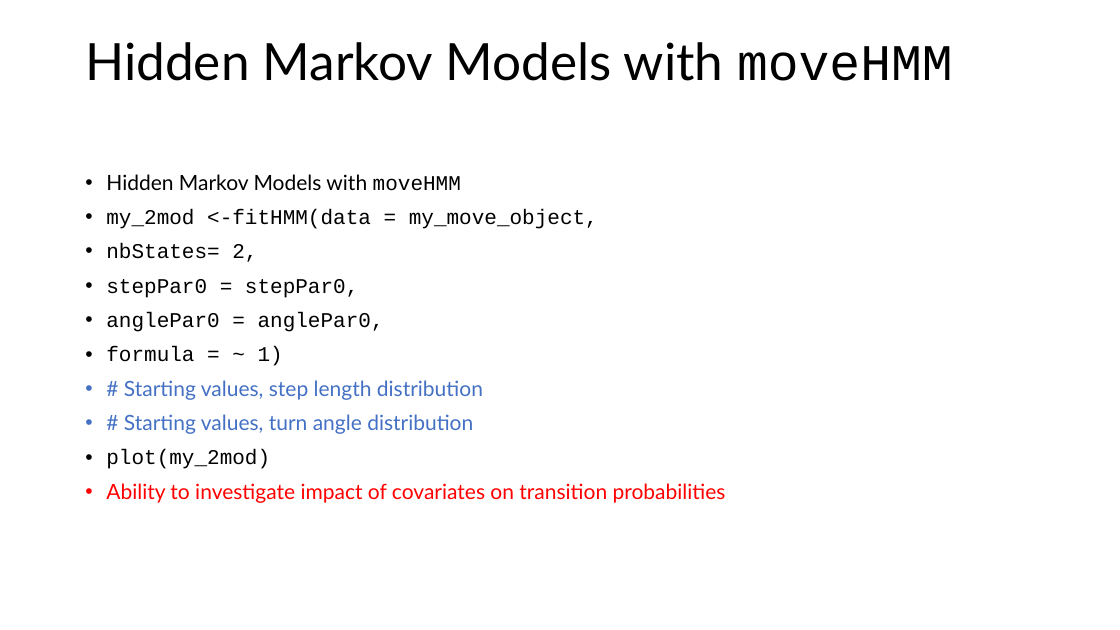
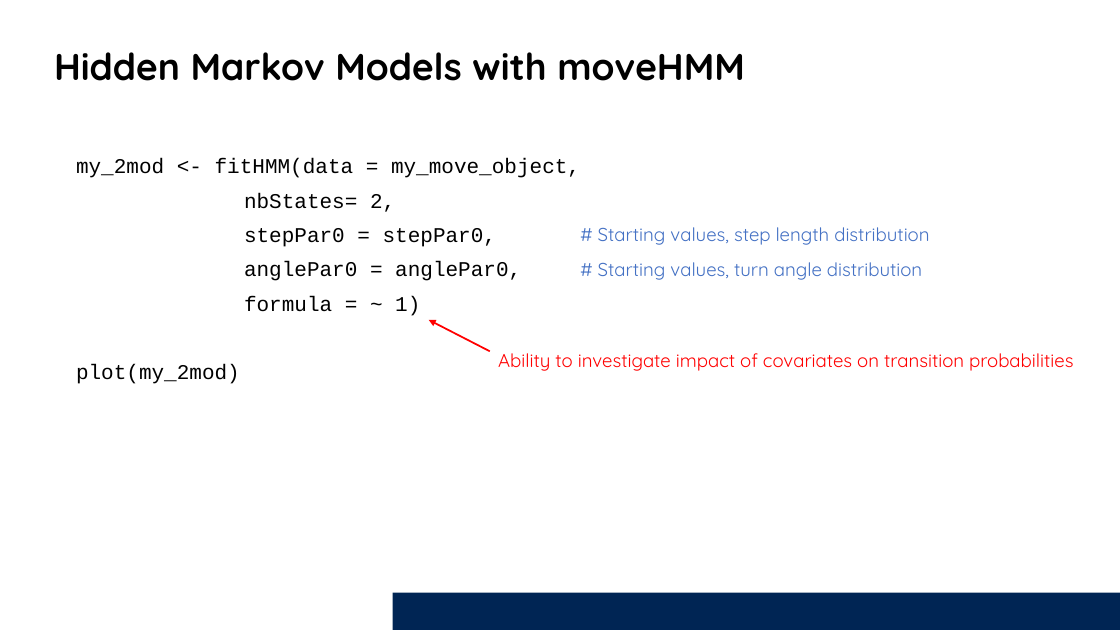
Before and after one commit to Smithsonian/Introduction_HMM, a slide deck: slide 10 of Presentation/IntroAnimalMovements_HMMs.pptx. Drawn at 1120x630 pixels with LibreOffice and Linux fonts; fonts in the diff are those of the drawing; background and template pictures are left out. Boxes give left, top, right and bottom in pixels: in the first picture for what was removed or moved away, otherwise in the second. Text is boxed around its words. In the diff, an @@ line names an element or a change of style, - is before the commit and + after.

```diff
--- a/Presentation/IntroAnimalMovements_HMMs.pptx
+++ b/Presentation/IntroAnimalMovements_HMMs.pptx
@@ title "Hidden Markov Models with moveHMM": place and size @@
-title "Hidden Markov Models with moveHMM" at (85, 42, 953, 81)
+title "Hidden Markov Models with moveHMM" at (54, 52, 745, 81)
@@ title "Hidden Markov Models with moveHMM" at (54, 52, 745, 81): size 44 to 32 pt, bold on; font Lato to Quicksand in "Hidden Markov Models with"; font Courier New to Quicksand in "moveHMM" @@
@@ text "my_2mod <- fitHMM(data = my_move_object,": place and size @@
-text "my_2mod <- fitHMM(data = my_move_object," at (106, 174, 726, 503)
+text "my_2mod <- fitHMM(data = my_move_object," at (76, 158, 580, 384)
@@ text at (76, 158, 580, 178): text changed @@
-• Hidden Markov Models with moveHMM
-• my_2mod <-fitHMM(data = my_move_object,
+my_2mod <- fitHMM(data = my_move_object,
@@ text at (76, 193, 521, 384): bullet • to none @@
@@ text added at (598, 227, 929, 245), 16 pt, text #4471C4 @@
+# Starting values, step length distribution
@@ text added at (598, 262, 922, 280), 16 pt, text #4471C4 @@
+# Starting values, turn angle distribution
@@ arrow added from (490, 351) to (429, 320), #FF0000 1.5 pt @@
@@ text added at (498, 353, 1073, 371), 16 pt, text #FF0000 @@
+Ability to investigate impact of covariates on transition probabilities
@@ text at (124, 380, 483, 434): paragraphs removed @@
-• # Starting values, step length distribution
-• # Starting values, turn angle distribution
@@ text at (106, 483, 726, 503): paragraph removed @@
-• Ability to investigate impact of covariates on transition probabilities
@@ rectangle added at (392, 593, 1120, 630), fill #002554 @@
```
Also in this commit, not shown: 15 other slides changed, 11 slides added, 11 slides removed.
